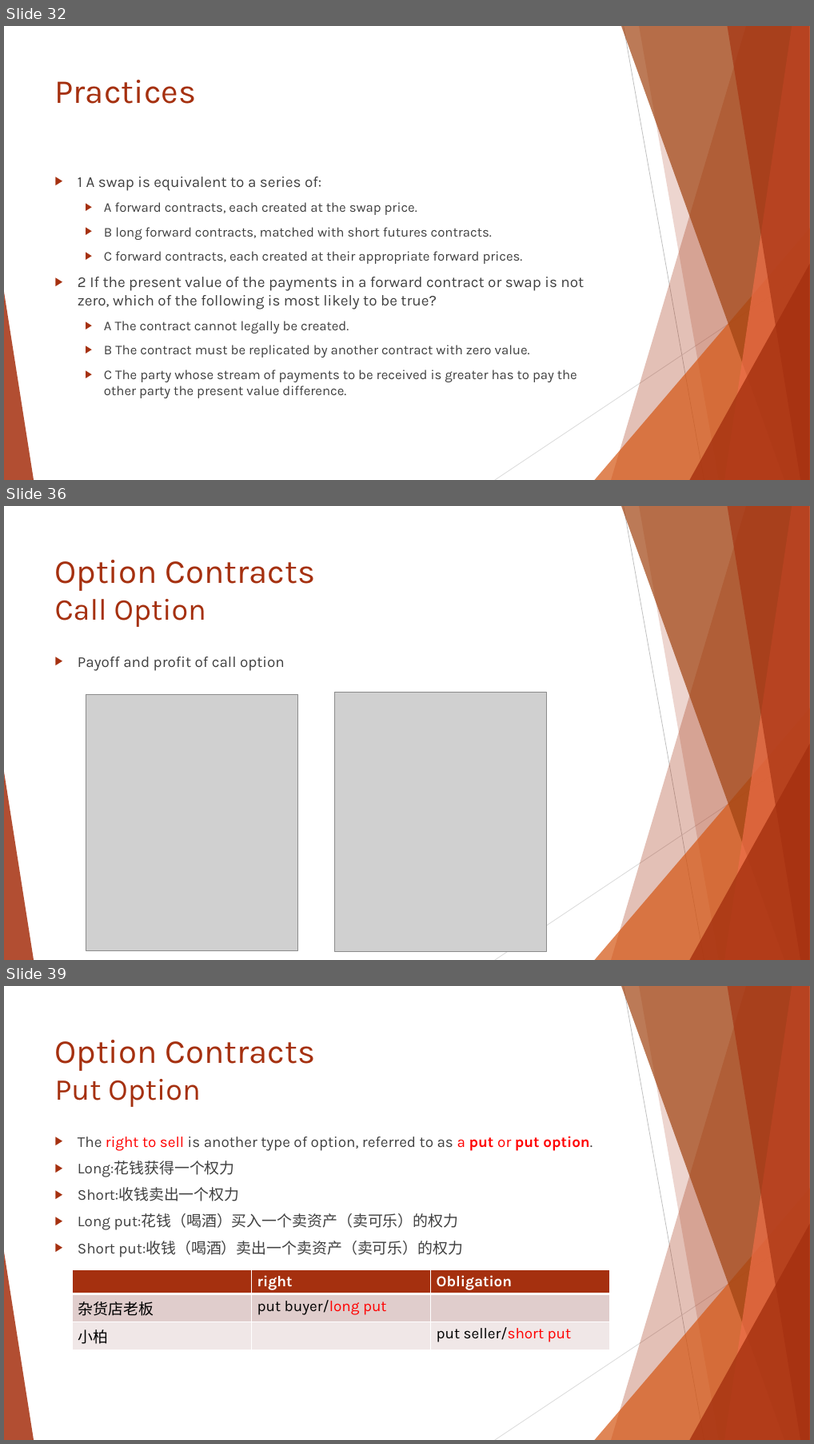
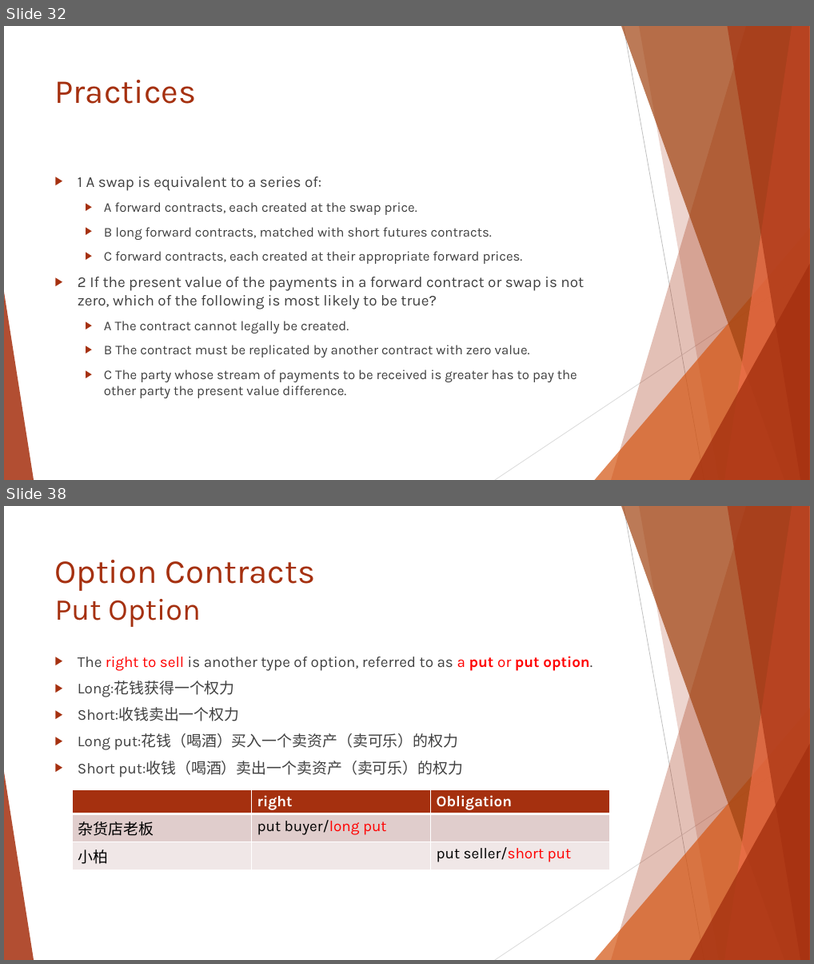
Before and after one commit to Isco0530/data, a slide deck: Reading 46.pptx. Shown one above the other, each under a label of ours: slides 32, 36 and 39 before the commit, slides 32 and 38 after it; the slides between them are not shown. The pictures are 814x1444 and 814x964 pixels, drawn with LibreOffice and Linux fonts; fonts in the diff are those of the drawing; grey boxes stand for pictures. Boxes give left, top, right and bottom in pixels: in the first picture for what was removed or moved away, otherwise in the second. Text is boxed around its words. In the diff, an @@ line names an element or a change of style, - is before the commit and + after.

```diff
--- a/Reading 46.pptx
+++ b/Reading 46.pptx
@@ slide 36 removed at (4,506,810,960), background #FFFFFF; not listed: 10 template elements that a slide beside it also shows @@
@@ title removed at (55,560,315,627) @@
-Option Contracts
-Call Option
@@ text removed at (78,656,285,671) @@
-▶ Payoff and profit of call option
@@ picture removed at (86,695,298,951) @@
@@ picture removed at (335,692,546,952) @@
@@ what was slide 39 is now slide 38 @@
```
Also in this commit, not shown: 3 slides changed, 2 slides added, 2 other slides removed.
